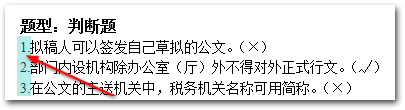
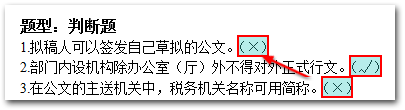
Before/after of a 405 × 110 layered artwork. What changed in the layer stack:
showed group "6-4-2" (7 layers) over [237,35,382,98]
added layer "图层 7" in group "6-4-2" over [321,76,353,98]
added layer "图层 6" in group "6-4-2" over [349,55,382,77]
added layer "图层 5" in group "6-4-2" over [237,35,269,57]
hid group "6-4-1" (7 layers) over [17,36,117,97]
